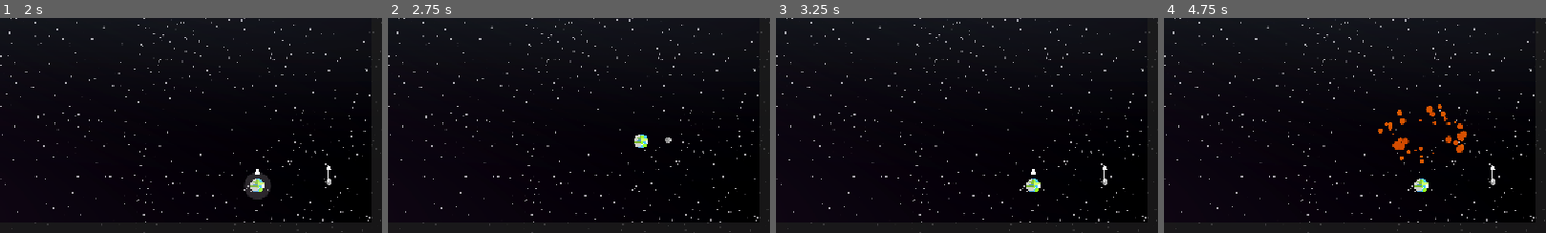
Above: before the commit, frames 1-4 (left to right).
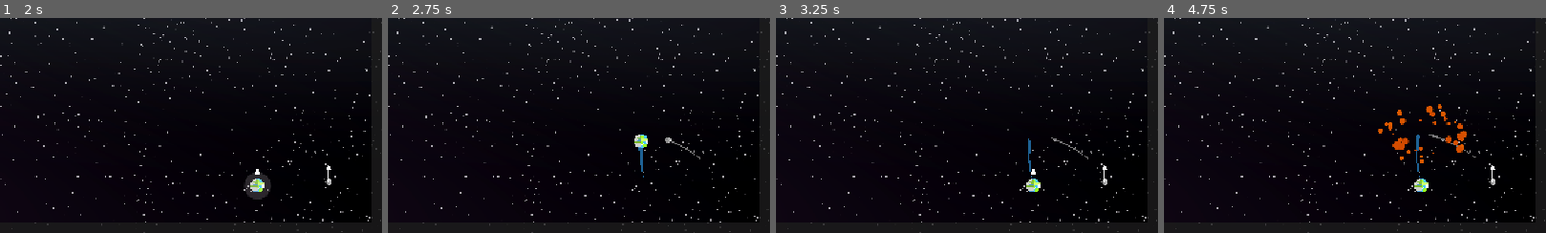
Above: after the commit, the same moments.

Repository: Ahmed-Dardouri/GMTK_prototype_orbits
Game: Godot game, scene res://scenes/main.tscn
The game is run twice, just before and just after one commit, with the same random seed, the same clock (stepped at 60 frames per second) and the same inputs.
Inputs (mouse positions are % of the whole screen's width and height, from its top left):
- Up to frame 1 (2 s): click "Play" at 0.5 s; click (84, 89) at 1.27 s
- Up to frame 2 (2.75 s): click "Start" at 2 s
- Up to frame 3 (3.25 s): click "Stop" at 2.75 s
- Up to frame 4 (4.75 s): click "Start" at 3.5 s; click "Initial force enable" at 4.25 s
The pictures show only the part of the screen within x 50-100%, y 50-100%; the shares and areas given below are measured in that part.

Frame 1 is identical in both runs. In frame 2, 0.1% of the frame differs, in the area x 65-85%, y 57-75%; in frame 3, 0.2%, in the area x 66-85%, y 55-75%; in frame 4, 0.2%.

Commit message:
fixed trail bug

Diff:
--- a/scenes/game.tscn
+++ b/scenes/game.tscn
@@ -28,6 +28,7 @@
 script = ExtResource("1_lbhrr")
 
 [node name="GameplayBg" type="Sprite2D" parent="."]
+z_index = -810
 position = Vector2(576, 324)
 scale = Vector2(0.25, 0.25)
 texture = ExtResource("2_ir15t")
--- a/scripts/game.gd
+++ b/scripts/game.gd
@@ -60,7 +60,6 @@
 	for index in range(level + 2):
 		var new_body = clone_body(bodies.get_child(index))
 		god.add_child(new_body)
-		print(new_body)
 
 	for god_child in god.get_children():
 		god_child.visible = true
--- a/scripts/planet.gd
+++ b/scripts/planet.gd
@@ -65,8 +65,8 @@
 
 func start_simulation() -> void:
 	simulation_started = true
+	trail.reset_trail()
 	trail.track = true
-	trail.reset_trail()
 	if arrow != null :
 		sum_acceleration += arrow.force_vector *100
 		set_arrow_visibile(false)
Not shown, changed: build/Orbits_web.zip
Not shown, changed: build/web/index.html
Not shown, changed: build/web/index.pck
